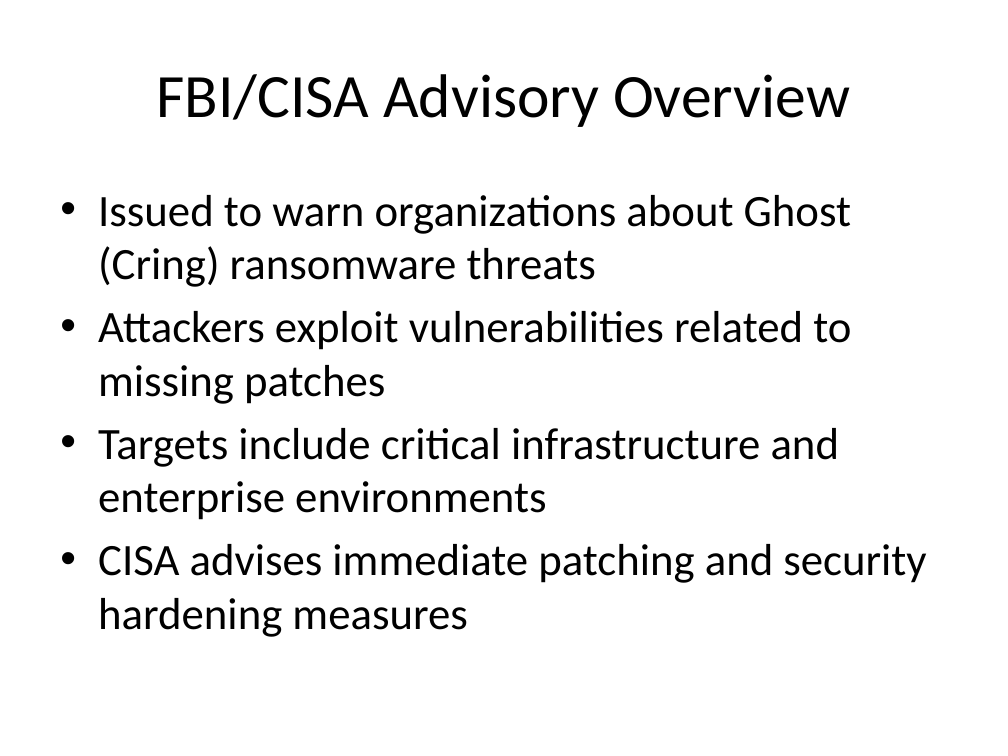
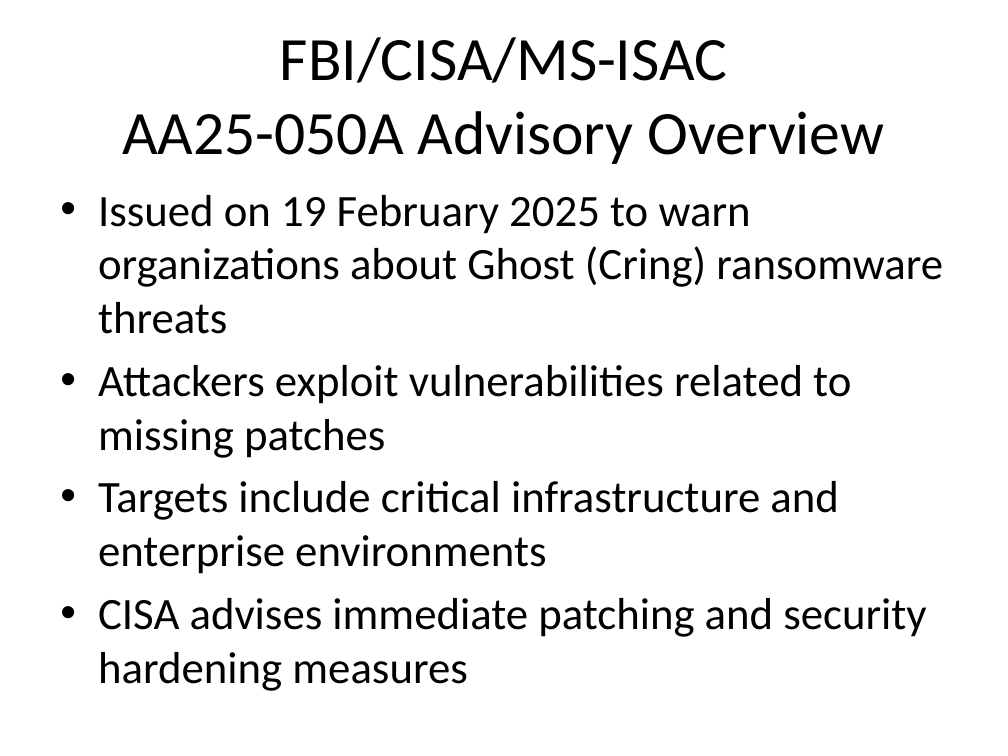
Before and after one commit to MLBroussard/Tools, a slide deck: slide 2 of AA25-050A/Briefing.pptx. Drawn at 1008x756 pixels with LibreOffice and Linux fonts; fonts in the diff are those of the drawing. Boxes give left, top, right and bottom in pixels: in the first picture for what was removed or moved away, otherwise in the second. Text is boxed around its words. In the diff, an @@ line names an element or a change of style, - is before the commit and + after.

Commit message:
update

```diff
--- a/AA25-050A/Briefing.pptx
+++ b/AA25-050A/Briefing.pptx
@@ text at (122,37,884,164): text changed @@
-FBI/CISA Advisory Overview
+FBI/CISA/MS-ISAC
+AA25-050A Advisory Overview
@@ text at (98,195,943,334): text changed @@
-• Issued to warn organizations about Ghost (Cring) ransomware threats
+• Issued on 19 February 2025 to warn organizations about Ghost (Cring) ransomware threats
```
Also in this commit, not shown: 1 other slide changed, 1 slide added.
